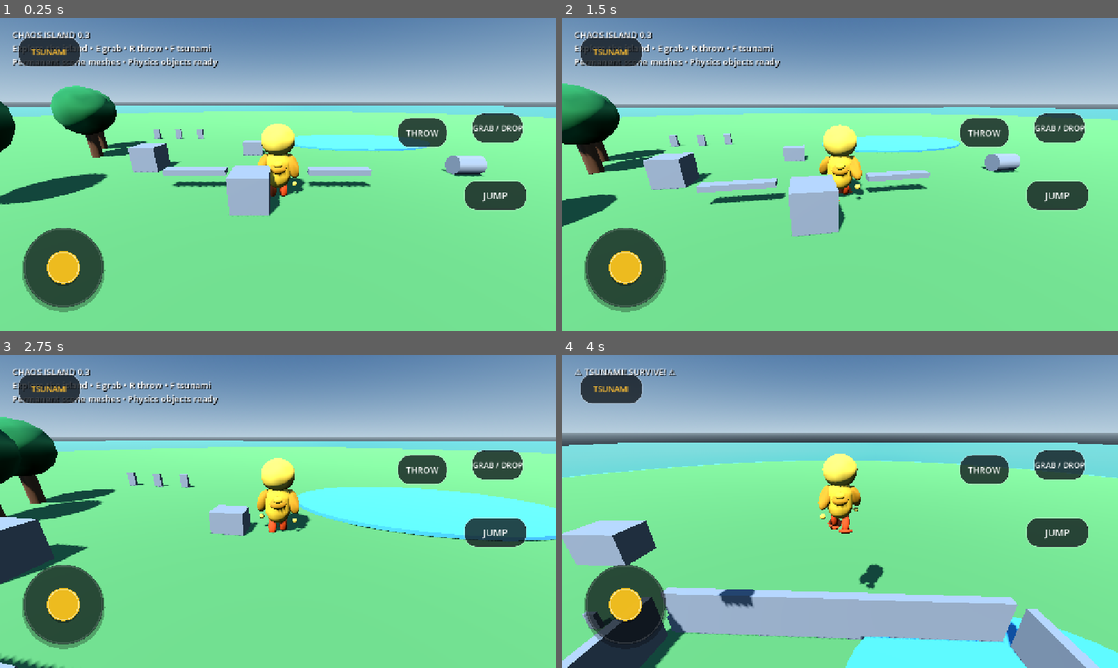
Above: before the commit, frames 1-4 (two rows, left to right).
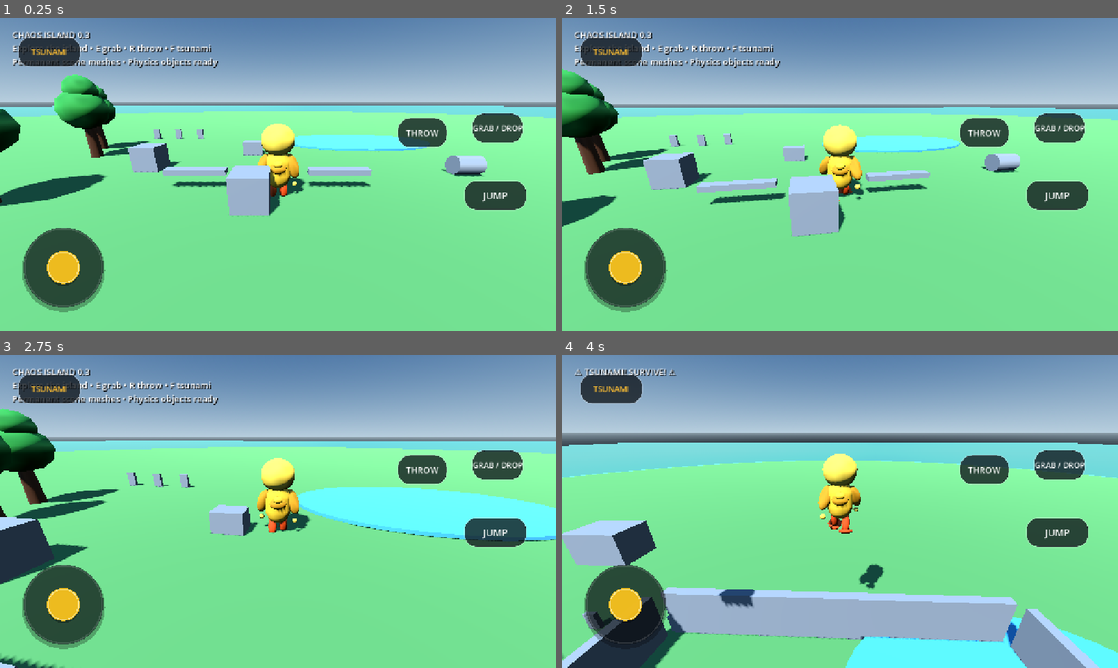
Above: after the commit, the same moments.

Repository: manojoffl-git/chaos-island-build
Game: Godot game, scene res://scenes/Main.tscn
Same seed, same stepped clock (60 frames per second), same inputs: the game is played once before the commit and once after it.
Inputs (mouse positions are in pixels of both pictures, inside the frame that each line leads up to):
- Up to frame 1 (0.25 s): no input
- Up to frame 2 (1.5 s): click "JUMP" at 0.5 s; tap Enter at 1.25 s; move the mouse to (867, 174) at 1.27 s; hold W (move_forward) from 1.28 s (still down); tap E (grab) at 1.35 s; click (867, 174) at 1.42 s
- Up to frame 3 (2.75 s): keep holding W (move_forward); tap Space (jump) at 1.52, 2.27 s; move the mouse to (250, 511) at 2.02 s; tap R (throw) at 2.1 s
- Up to frame 4 (4 s): keep holding W (move_forward); move the mouse to (851, 505) at 2.77 s; tap F at 2.85 s; move the mouse to (834, 517) at 3.52 s; tap E (grab) at 3.6 s; click (834, 517) at 3.67 s; tap Space (jump) at 3.77 s

The runs differ from the first frame. In frame 1, 1.5% of the frame differs, in the area x 0-27%, y 18-61%; in frame 2, 1.2%; in frame 3, 1.2%; in frame 4, less than 0.1%.

Commit message:
Replace island trees with stylized tree asset instances

Diff:
--- a/scenes/WorldObjects.tscn
+++ b/scenes/WorldObjects.tscn
@@ -1,5 +1,8 @@
-[gd_scene load_steps=15 format=3]
-[sub_resource type="CylinderMesh" id="Trunk"]
+[gd_scene load_steps=16 format=3]
+
+[ext_resource type="PackedScene" path="res://scenes/assets/Tree_Stylized.tscn" id="1_tree"]
+
+[sub_resource type="CylinderMesh" id="Crate"]
 top_radius=0.35
 bottom_radius=0.35
 height=3.2
@@ -43,66 +46,30 @@
 albedo_color=Color(0.43,0.28,0.18,1)
 [sub_resource type="StandardMaterial3D" id="Water"]
 albedo_color=Color(0.3,0.66,0.84,1)
+
 [node name="WorldObjects" type="Node3D"]
 [node name="Lake" type="MeshInstance3D" parent="."]
 mesh=SubResource("Lake")
 material_override=SubResource("Water")
 position=Vector3(8,0.3,-7)
 scale=Vector3(1.35,1,0.8)
+
 [node name="Trees" type="Node3D" parent="."]
-[node name="Tree01" type="StaticBody3D" parent="Trees"]
+[node name="Tree01" parent="Trees" instance=ExtResource("1_tree")]
 position=Vector3(-16,0.18,-4)
-[node name="Trunk" type="MeshInstance3D" parent="Trees/Tree01"]
-mesh=SubResource("Trunk")
-material_override=SubResource("Brown")
-position=Vector3(0,1.6,0)
-[node name="Leaves" type="MeshInstance3D" parent="Trees/Tree01"]
-mesh=SubResource("Leaves")
-material_override=SubResource("Green")
-position=Vector3(0,3.4,0)
-[node name="Collision" type="CollisionShape3D" parent="Trees/Tree01"]
-shape=SubResource("TreeCol")
-position=Vector3(0,1.6,0)
-[node name="Tree02" type="StaticBody3D" parent="Trees"]
+[node name="Tree02" parent="Trees" instance=ExtResource("1_tree")]
 position=Vector3(-14,0.18,-1)
-[node name="Trunk" type="MeshInstance3D" parent="Trees/Tree02"]
-mesh=SubResource("Trunk")
-material_override=SubResource("Brown")
-position=Vector3(0,1.6,0)
-[node name="Leaves" type="MeshInstance3D" parent="Trees/Tree02"]
-mesh=SubResource("Leaves")
-material_override=SubResource("Green")
-position=Vector3(0,3.4,0)
-[node name="Tree03" type="StaticBody3D" parent="Trees"]
+scale=Vector3(0.9,1.05,0.9)
+[node name="Tree03" parent="Trees" instance=ExtResource("1_tree")]
 position=Vector3(-12,0.18,7)
-[node name="Trunk" type="MeshInstance3D" parent="Trees/Tree03"]
-mesh=SubResource("Trunk")
-material_override=SubResource("Brown")
-position=Vector3(0,1.6,0)
-[node name="Leaves" type="MeshInstance3D" parent="Trees/Tree03"]
-mesh=SubResource("Leaves")
-material_override=SubResource("Green")
-position=Vector3(0,3.4,0)
-[node name="Tree04" type="StaticBody3D" parent="Trees"]
+scale=Vector3(1.08,0.92,1.08)
+[node name="Tree04" parent="Trees" instance=ExtResource("1_tree")]
 position=Vector3(14,0.18,15)
-[node name="Trunk" type="MeshInstance3D" parent="Trees/Tree04"]
-mesh=SubResource("Trunk")
-material_override=SubResource("Brown")
-position=Vector3(0,1.6,0)
-[node name="Leaves" type="MeshInstance3D" parent="Trees/Tree04"]
-mesh=SubResource("Leaves")
-material_override=SubResource("Green")
-position=Vector3(0,3.4,0)
-[node name="Tree05" type="StaticBody3D" parent="Trees"]
+scale=Vector3(0.92,1.12,0.92)
+[node name="Tree05" parent="Trees" instance=ExtResource("1_tree")]
 position=Vector3(18,0.18,12)
-[node name="Trunk" type="MeshInstance3D" parent="Trees/Tree05"]
-mesh=SubResource("Trunk")
-material_override=SubResource("Brown")
-position=Vector3(0,1.6,0)
-[node name="Leaves" type="MeshInstance3D" parent="Trees/Tree05"]
-mesh=SubResource("Leaves")
-material_override=SubResource("Green")
-position=Vector3(0,3.4,0)
+scale=Vector3(1.12,0.98,1.12)
+
 [node name="Cemetery" type="Node3D" parent="."]
 [node name="Grave01" type="MeshInstance3D" parent="Cemetery"]
 mesh=SubResource("Stone")
@@ -119,17 +86,18 @@
 [node name="Bench02" type="MeshInstance3D" parent="."]
 mesh=SubResource("Bench")
 position=Vector3(-4,1,5)
+
 [node name="Props" type="Node3D" parent="."]
 [node name="Crate01" type="RigidBody3D" parent="Props" groups=["blocks"]]
 position=Vector3(-8,0.99,2)
 [node name="Mesh" type="MeshInstance3D" parent="Props/Crate01"]
-mesh=SubResource("Crate")
+mesh=SubResource("CrateMesh")
 [node name="Collision" type="CollisionShape3D" parent="Props/Crate01"]
 shape=SubResource("CrateCol")
 [node name="Crate02" type="RigidBody3D" parent="Props" groups=["blocks"]]
 position=Vector3(-1,0.99,7)
 [node name="Mesh" type="MeshInstance3D" parent="Props/Crate02"]
-mesh=SubResource("Crate")
+mesh=SubResource("CrateMesh")
 [node name="Collision" type="CollisionShape3D" parent="Props/Crate02"]
 shape=SubResource("CrateCol")
 [node name="Barrel01" type="RigidBody3D" parent="Props" groups=["blocks"]]
@@ -139,6 +107,7 @@
 mesh=SubResource("Barrel")
 [node name="Collision" type="CollisionShape3D" parent="Props/Barrel01"]
 shape=SubResource("BarrelCol")
+
 [node name="BuildZone" type="Node3D" parent="."]
 [node name="Build01" type="RigidBody3D" parent="BuildZone" groups=["blocks"]]
 position=Vector3(-2,0.68,-2)
Not shown: 1 places in scenes/WorldObjects.tscn that only renumber resources
